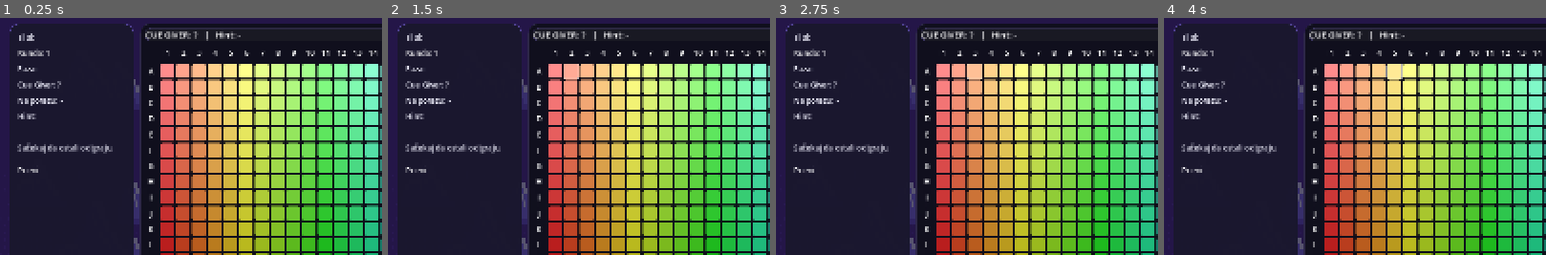
Above: before the commit, frames 1-4 (left to right).
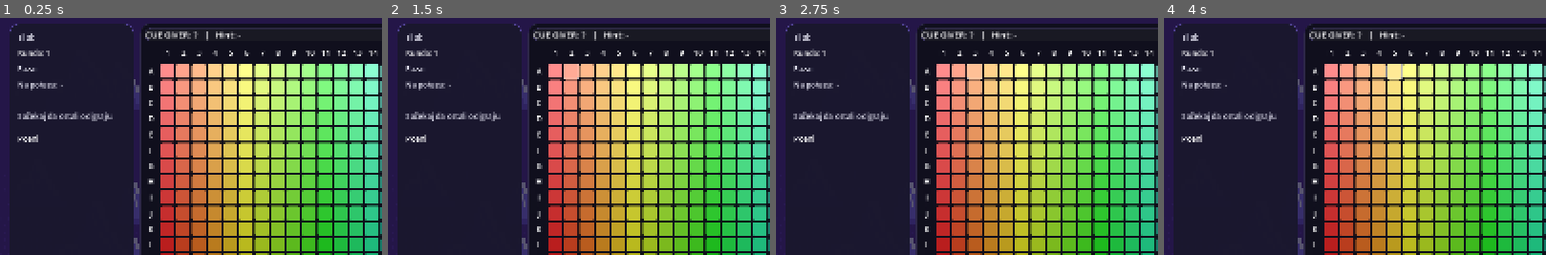
Above: after the commit, the same moments.

Repository: danijela25/huesandcues
Game: Godot game, scene res://scenes/Game.tscn
Same seed, same stepped clock (60 frames per second), same inputs: the game is played once before the commit and once after it. This scene is started directly instead of the project's main scene.
Inputs (mouse positions are % of the whole screen's width and height, from its top left):
- Up to frame 1 (0.25 s): no input
- Up to frame 2 (1.5 s): click (22, 11) at 0.52 s; click (24, 11) at 1.27 s
- Up to frame 3 (2.75 s): click (26, 11) at 2.02 s
- Up to frame 4 (4 s): click (28, 11) at 2.77 s; click (30, 11) at 3.52 s
The pictures show only the part of the screen within x 0-50%, y 0-50%; the shares and areas given below are measured in that part.

The runs differ from the first frame. In frame 1, 1.7% of the frame differs, in the area x 4-30%, y 26-66%; in frame 2, 1.7%; in frame 3, 1.7%; in frame 4, 1.7%.

Commit message:
Fixed endgame and scoring method

Diff:
--- a/client/scripts/Game.gd
+++ b/client/scripts/Game.gd
@@ -491,6 +491,8 @@
 func _on_game_over_received(data):
 	_reset_all_tile_styles()
 	_clear_avatar_markers()
+	_draw_correct_tile_matrix()
+	_flash_correct_area()
 	round_result_panel.visible = false
 	final_results_panel.visible = true
 	card_title_label.visible = false
@@ -537,9 +539,9 @@
 		player_index_map[p.id]=i+1
 	round_label.text = "Runda: " + str(Session.current_round)
 	phase_label.text = "Faza: " + Session.current_phase
-	hint_label.text = "Hint: " + Session.current_hint
+	hint_label.visible=false
 	var cue_name = _get_player_name(Session.cue_giver_id)
-	cue_giver_label.text = "Cue Giver: " + cue_name
+	cue_giver_label.visible=false
 	current_player_label.text = "Na potezu: " + (Session.current_guesser_name if Session.current_guesser_name != "" else "-")
 	top_banner_label.text = "CUE GIVER: " + cue_name + "   |   Hint: " + (Session.current_hint if Session.current_hint != "" else "-")
 
Binary file added: client/WEB/HuesandCuesMVPNadogradjen.apple-touch-icon.png
Binary file added: client/WEB/HuesandCuesMVPNadogradjen.icon.png
Binary file added: client/WEB/HuesandCuesMVPNadogradjen.png
Not shown, changed: client/export_presets.cfg
Binary file added: client/web2/HuesandCuesMVPNadogradjen.apple-touch-icon.png
Not shown, added: client/web2/HuesandCuesMVPNadogradjen.apple-touch-icon.png.import
Binary file added: client/web2/HuesandCuesMVPNadogradjen.icon.png
Not shown, added: client/web2/HuesandCuesMVPNadogradjen.icon.png.import
Binary file added: client/web2/HuesandCuesMVPNadogradjen.png
Not shown, added: client/web2/HuesandCuesMVPNadogradjen.png.import
Not shown, added: client/HuesandCuesMVPNadogradjen.js
Not shown, added: client/WEB.zip
(and 15 more such lines)
